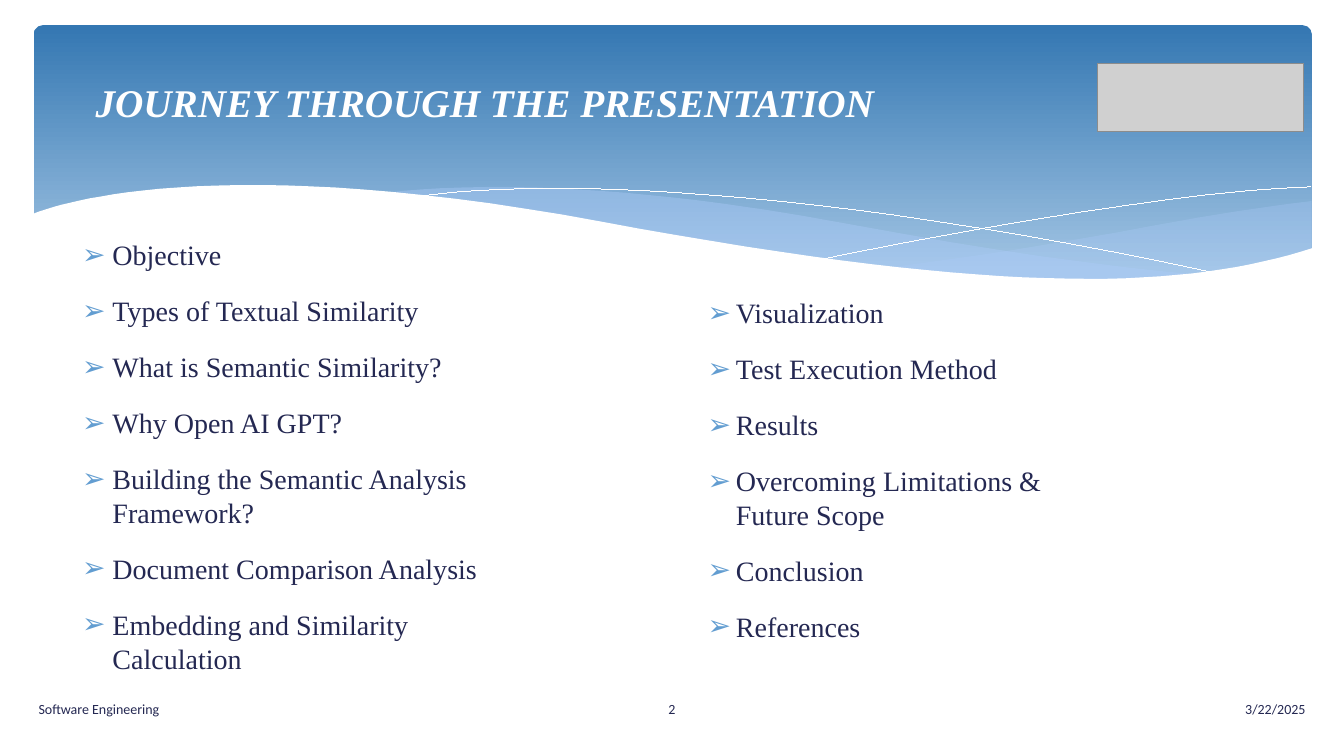
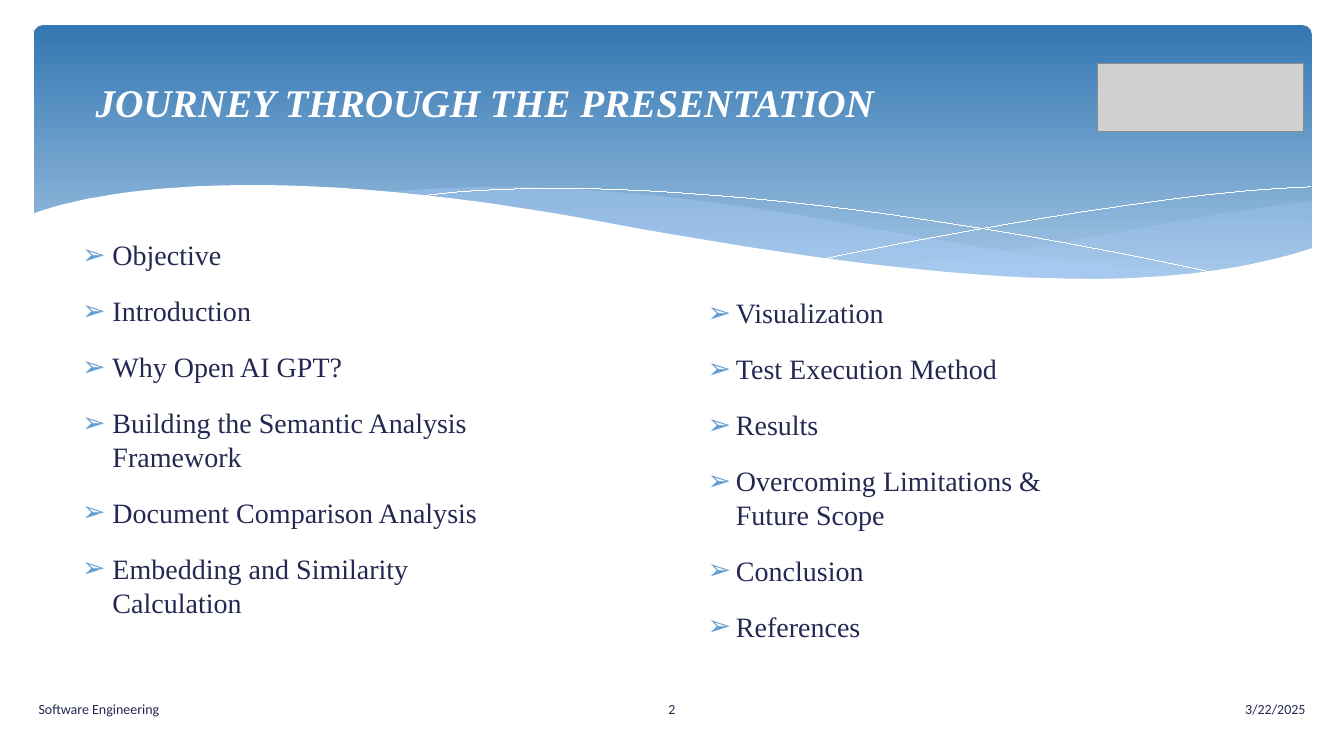
Before and after one commit to senthilmasters2024/Tech_Tweakers, a slide deck: slide 2 of SemanticAnalysisTextualData/SemanticAnalysisTextualData/Documentation/SemanticAnalysisTextualData.pptx. Drawn at 1344x756 pixels with LibreOffice and Linux fonts; fonts in the diff are those of the drawing; grey boxes stand for pictures. Boxes give left, top, right and bottom in pixels: in the first picture for what was removed or moved away, otherwise in the second. Text is boxed around its words. In the diff, an @@ line names an element or a change of style, - is before the commit and + after.

```diff
--- a/SemanticAnalysisTextualData/SemanticAnalysisTextualData/Documentation/SemanticAnalysisTextualData.pptx
+++ b/SemanticAnalysisTextualData/SemanticAnalysisTextualData/Documentation/SemanticAnalysisTextualData.pptx
@@ text at [112,301,251,322]: text changed @@
-➢ Types of Textual Similarity
-➢ What is Semantic Similarity?
+➢ Introduction
@@ text at [112,413,467,468]: text changed @@
-➢ Building the Semantic Analysis Framework?
+➢ Building the Semantic Analysis Framework
```
Also in this commit, not shown: 9 other slides changed, 1 other file.
